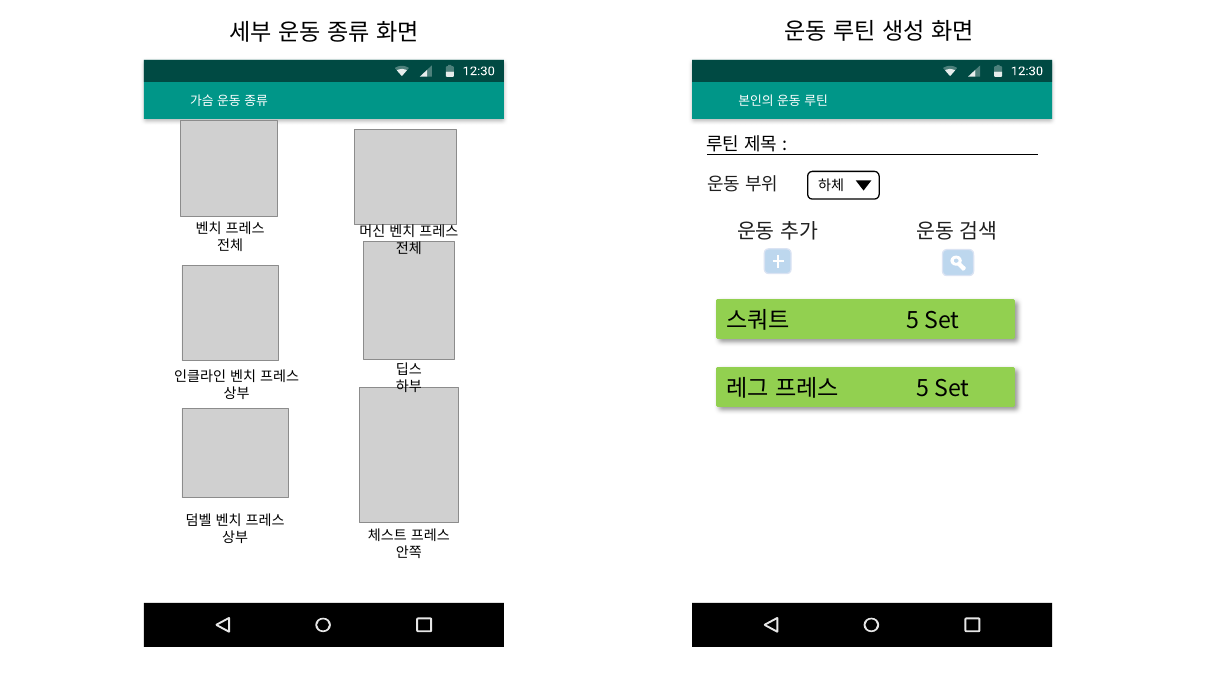
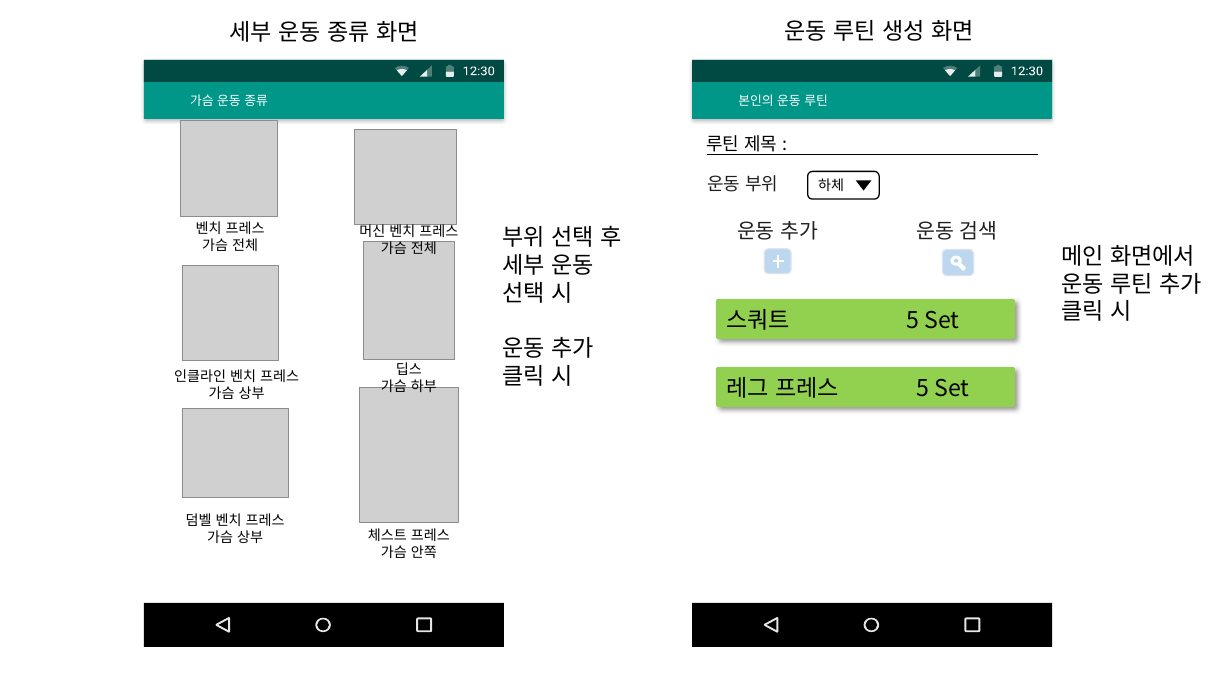
Before and after one commit to alstjr7437/AHC-AppProject, a slide deck: slide 7 of 설계/2반201915622김민석.pptx (slide 4 before the commit). Drawn at 1232x693 pixels with LibreOffice and Linux fonts; fonts in the diff are those of the drawing; grey boxes stand for pictures. Boxes give left, top, right and bottom in pixels: in the first picture for what was removed or moved away, otherwise in the second. Text is boxed around its words. In the diff, an @@ line names an element or a change of style, - is before the commit and + after.

Commit message:
최종 UI 설계 및 설명 추가

```diff
--- a/설계/2반201915622김민석.pptx
+++ b/설계/2반201915622김민석.pptx
@@ text at (x1=202, y1=238, x2=258, y2=251): text changed @@
-전체
+가슴 전체
@@ text at (x1=381, y1=239, x2=437, y2=254): text changed @@
-전체
+가슴 전체
@@ text added at (x1=502, y1=225, x2=621, y2=386), 18 pt, text #000000 @@
+부위 선택 후 세부 운동
+선택 시
+운동 추가
+클릭 시
@@ text added at (x1=1061, y1=245, x2=1202, y2=321), 18 pt, text #000000 @@
+메인 화면에서
+운동 루틴 추가 클릭 시
@@ text at (x1=209, y1=386, x2=265, y2=399): text changed @@
-상부
+가슴 상부
@@ text at (x1=381, y1=377, x2=437, y2=392): text changed @@
-하부
+가슴 하부
@@ text at (x1=207, y1=530, x2=263, y2=543): text changed @@
-상부
+가슴 상부
@@ text at (x1=381, y1=545, x2=437, y2=558): text changed @@
-안쪽
+가슴 안쪽
```
Also in this commit, not shown: 5 other slides changed, 1 slide added.
